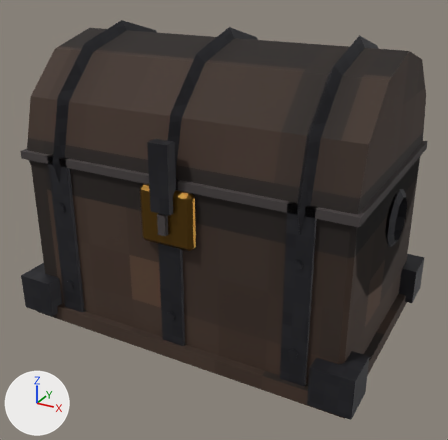
The Blender file blender/castle_chest.blend, before and after one commit.
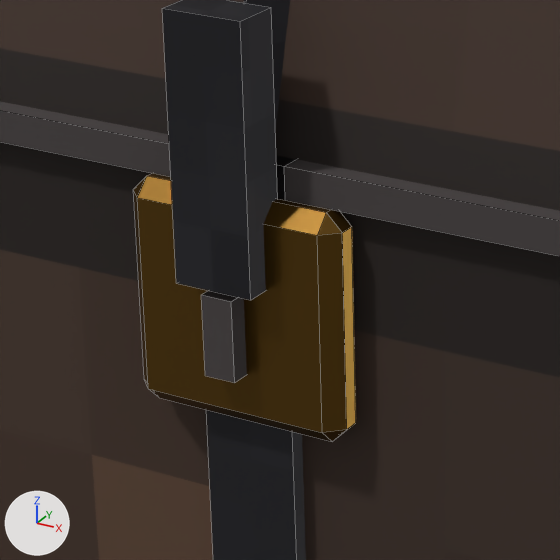
Each version appears first whole from a 50 mm lens placed at (0.734, -1.361, 0.939), pointed at (0.01, -0.045, 0.281), and next in a close-up on the part from 24% to 55% of the width and 32% to 64% of the height. Arrows for +X, +Y and +Z are at lower left; the lights stay in place. The older version's two pictures come first. The close-ups show mesh edges as thin lines.

The first close-up shows 'body'.
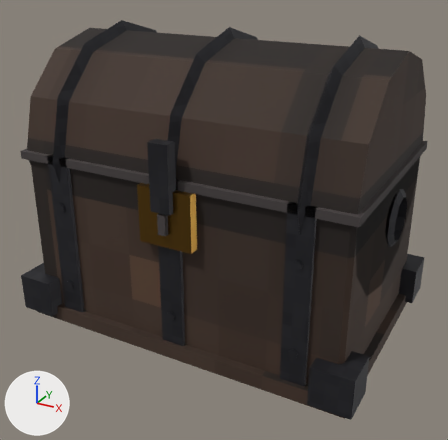
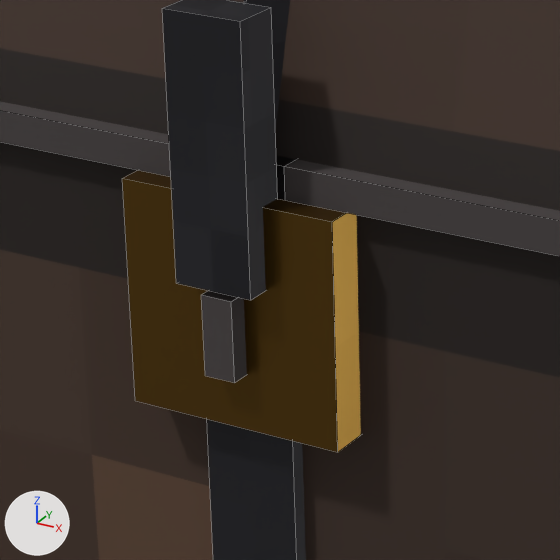
Boxes (x1, y1, x2, y2) around the edits, measured in the close-ups (560 x 560 px):
part 1 of me_body_mesh, added (brown)
    after: (122, 170, 361, 452)

The change in detail:
me_body_mesh is used by ob_body; location (0.0, 0.0, 0.0).
me_body_mesh had 388 vertices, 342 faces and spanned x -0.47..0.47, y -0.32..0.32, z 0.0..0.765.
me_body_mesh now has 372 vertices, 322 faces and spans x -0.47..0.47, y -0.32..0.32, z 0.0..0.765.
me_body_mesh part 1: a new loose piece, a box spanning x -0.07..0.07, y -0.305..-0.275, z 0.31..0.45, in mat_c_brass (picture img_m_c_brass_png).
Other edits to the shape of me_body_mesh do not show in these pictures.
